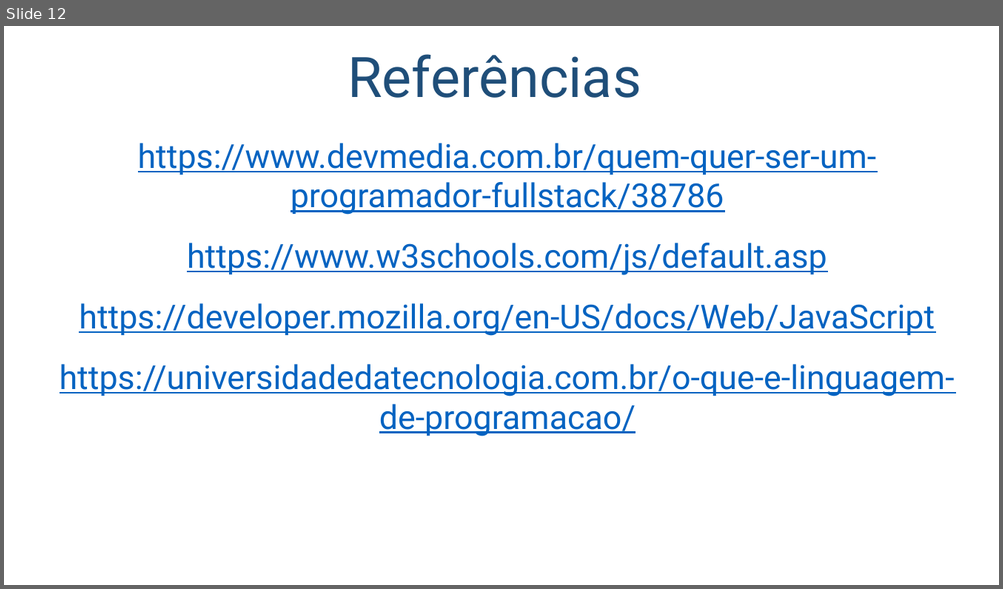
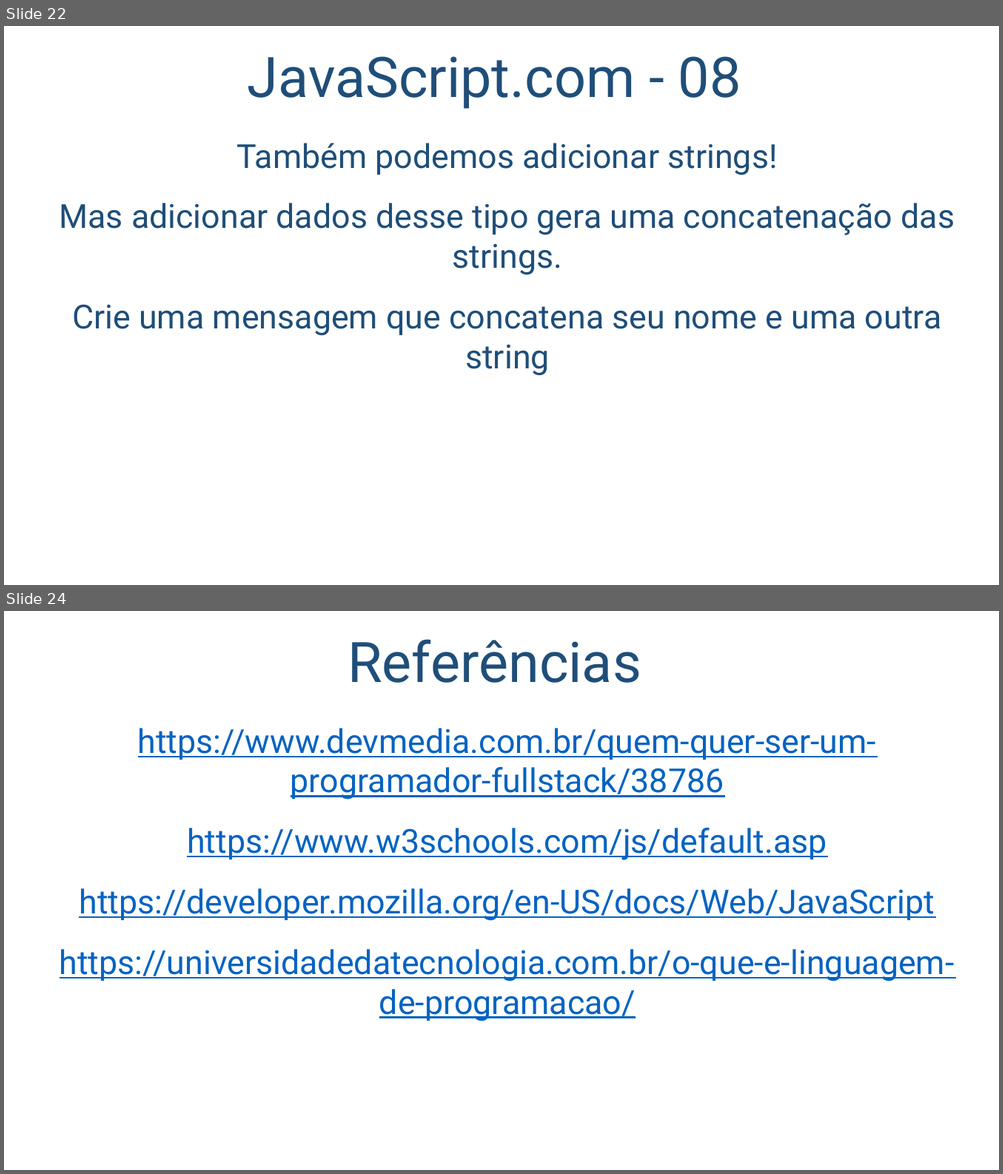
Before and after one commit to salmo-jr/public-slides, a slide deck: javascript-introducao.pptx. Shown one above the other, each under a label of ours: slide 12 before the commit, slides 22 and 24 after it; the slides between them are not shown. The pictures are 1003x589 and 1003x1174 pixels, drawn with LibreOffice and Linux fonts; fonts in the diff are those of the drawing; background and template pictures are left out. Boxes give left, top, right and bottom in pixels: in the first picture for what was removed or moved away, otherwise in the second. Text is boxed around its words. In the diff, an @@ line names an element or a change of style, - is before the commit and + after.

```diff
--- a/javascript-introducao.pptx
+++ b/javascript-introducao.pptx
@@ slide 22 added at [4,26,999,585], background picture (left out) @@
@@ title added at [247,56,741,109], 54 pt, text #1F4E79 @@
+JavaScript.com - 08
@@ text added at [59,143,954,376], 32 pt, text #1F4E79 @@
+Também podemos adicionar strings!
+Mas adicionar dados desse tipo gera uma concatenação das strings.
+Crie uma mensagem que concatena seu nome e uma outra string
@@ what was slide 12 is now slide 24 @@
```
Also in this commit, not shown: 3 slides changed, 11 other slides added.
